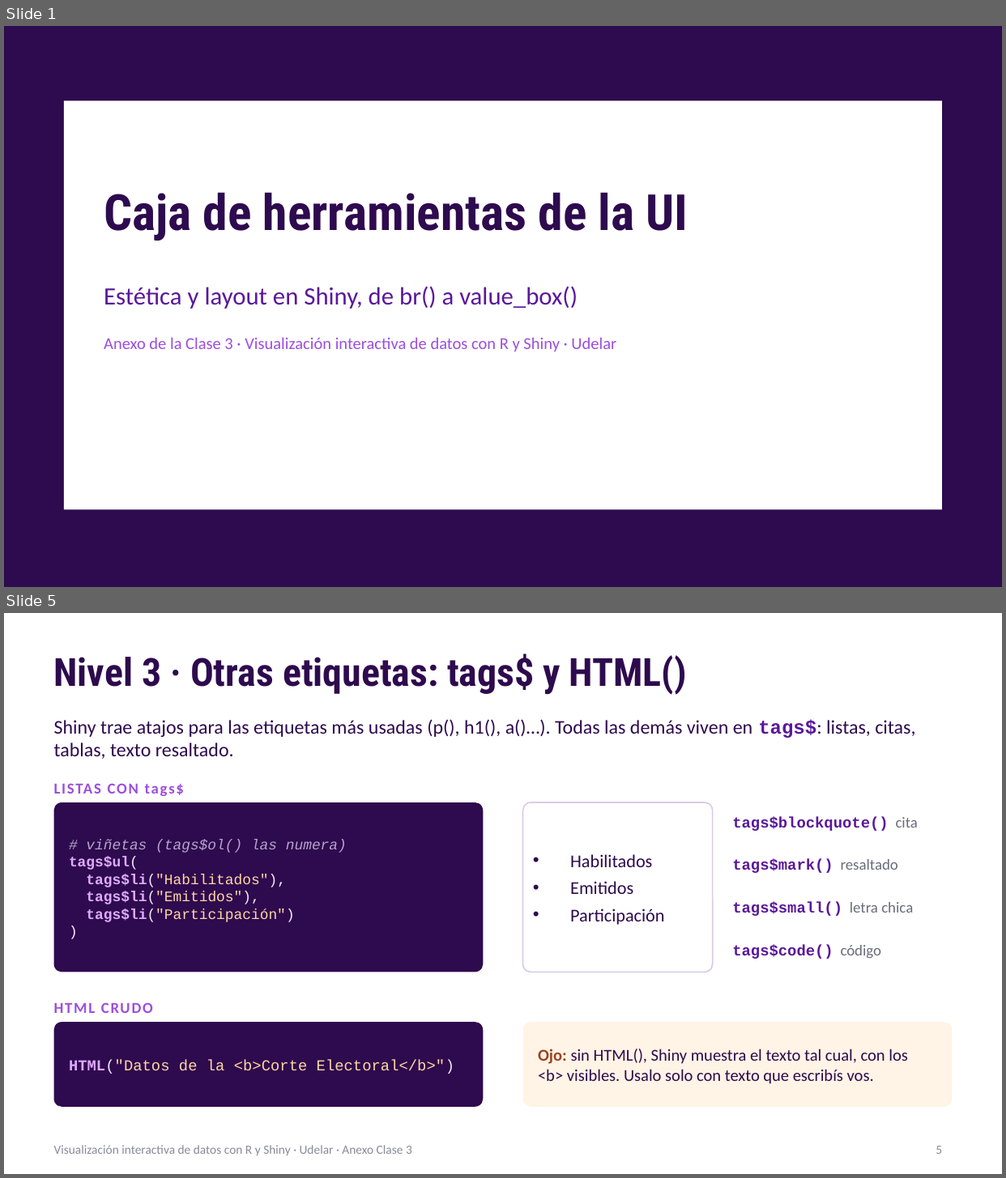
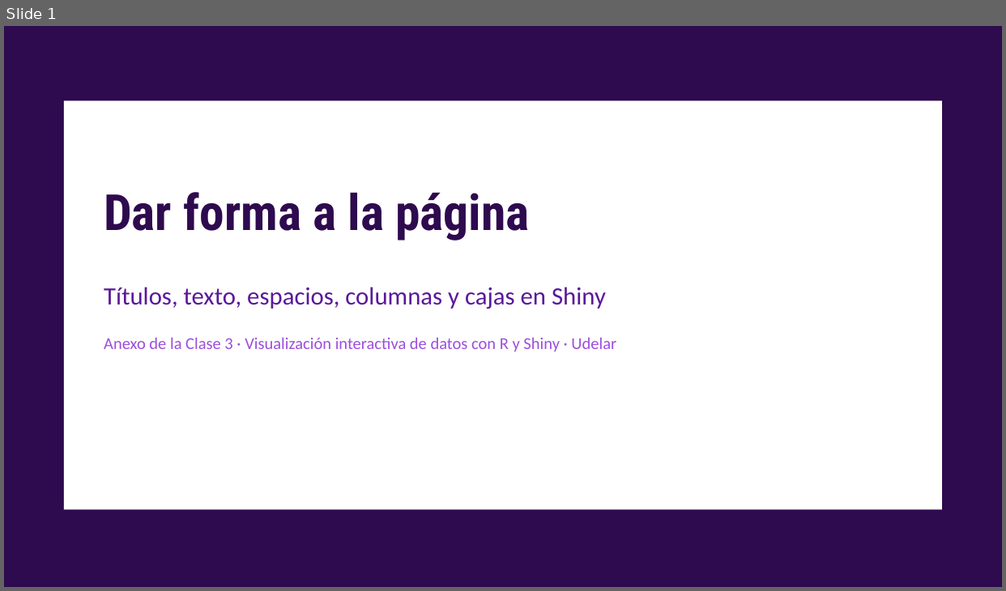
Before and after one commit to nahura99/visualizacion_datos_shiny, a slide deck: clase3/clase3_anexo_ui.pptx. Shown one above the other, each under a label of ours: slides 1 and 5 before the commit, slide 1 after it; the slides between them are not shown. The pictures are 1006x1178 and 1006x591 pixels, drawn with LibreOffice and Linux fonts; fonts in the diff are those of the drawing. Boxes give left, top, right and bottom in pixels: in the first picture for what was removed or moved away, otherwise in the second. Text is boxed around its words. In the diff, an @@ line names an element or a change of style, - is before the commit and + after.

```diff
--- a/clase3/clase3_anexo_ui.pptx
+++ b/clase3/clase3_anexo_ui.pptx
@@ slide 5 removed at (4,613,1002,1174), background #FFFFFF @@
@@ title removed at (54,653,687,695) @@
-Nivel 3 · Otras etiquetas: tags$ y HTML()
@@ text removed at (54,719,915,759) @@
-Shiny trae atajos para las etiquetas más usadas (p(), h1(), a()…). Todas las demás viven en tags$: listas, citas, tablas, texto resaltado.
@@ text removed at (54,783,184,796) @@
-LISTAS CON tags$
@@ rounded rectangle removed at (54,803,483,973) @@
@@ rounded rectangle removed at (523,803,713,973) @@
@@ text removed at (732,816,918,831) @@
-tags$blockquote() cita
@@ text removed at (69,839,347,922) @@
-# viñetas (tags$ol() las numera)
-tags$ul(
-tags$li("Habilitados"),
-tags$li("Emitidos"),
-tags$li("Participación")
-)
@@ text removed at (570,854,664,925) @@
-• Habilitados
-• Emitidos
-• Participación
@@ text removed at (732,859,898,873) @@
-tags$mark() resaltado
@@ text removed at (732,902,913,916) @@
-tags$small() letra chica
@@ text removed at (732,945,882,959) @@
-tags$code() código
@@ text removed at (54,1003,153,1013) @@
-HTML CRUDO
@@ rounded rectangle removed at (54,1022,483,1107) @@
@@ rounded rectangle removed at (523,1022,952,1107) @@
@@ text removed at (538,1049,908,1084) @@
-Ojo: sin HTML(), Shiny muestra el texto tal cual, con los <b> visibles. Usalo solo con texto que escribís vos.
@@ text removed at (69,1059,454,1074) @@
-HTML("Datos de la <b>Corte Electoral</b>")
@@ text removed at (54,1145,412,1157) @@
-Visualización interactiva de datos con R y Shiny · Udelar · Anexo Clase 3
@@ page number removed at (936,1146,942,1154) @@
-5
@@ slide 1 changed as well @@
@@ title at (104,192,529,241): text changed @@
-Caja de herramientas de la UI
+Dar forma a la página
@@ text at (104,287,606,310): text changed @@
-Estética y layout en Shiny, de br() a value_box()
+Títulos, texto, espacios, columnas y cajas en Shiny
```
Also in this commit, not shown: 9 slides added, 9 other slides removed.
